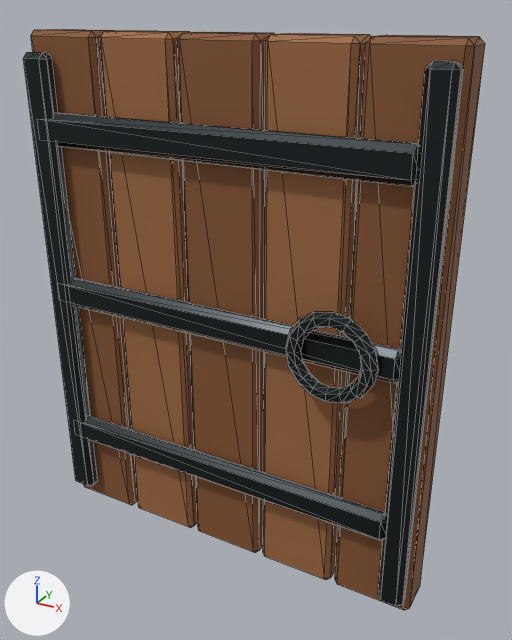
What one commit did to the glTF model src/game/models/castle/leisure/terrace-door.glb.
Both versions are drawn from a 50 mm camera at (0.783, -1.617, 1.294) aimed at (0.049, -0.282, 0.627). The lights are fixed; the arrows at lower left show +X, +Y and +Z. The first picture is the older version. Mesh edges are drawn as thin lines. Where no turn or scale is listed for an object, it has been applied to the vertices. Vertices at exactly the same position are counted once.

In view in the first picture: 'Terrace door hinge spine', 'Terrace door iron strap', 'Terrace door iron strap.001', 'Terrace door iron strap.002', 'Terrace door outer stile', 'Terrace door outside ring handle', 'Terrace door plank 1', 'Terrace door plank 2', 'Terrace door plank 3', 'Terrace door plank 4', 'Terrace door plank 5'.
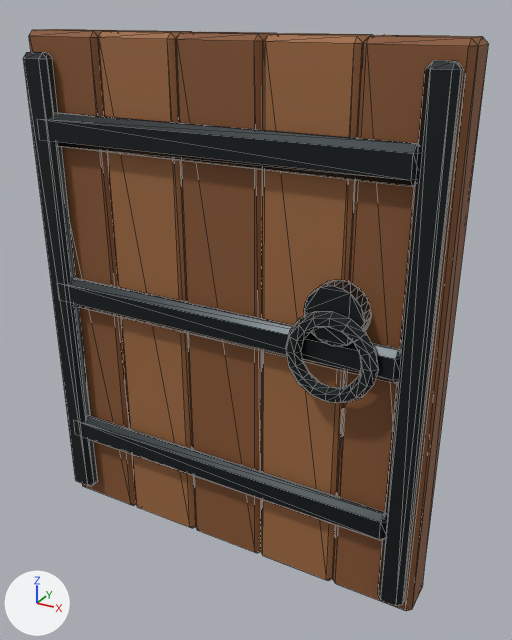
Where the change shows, as pixel boxes [x1, y1, x2, y2] in the pictures (512 x 640 px):
'Terrace door plank 4', rescaled: before [263, 33, 371, 580]; after [261, 33, 373, 580]
'Terrace door plank 5', rescaled: before [335, 35, 485, 610]; after [333, 35, 489, 611]
'Terrace door outside handle mount', added: after [304, 280, 371, 347]

The edits, one by one:
me_cube_003 is used by ob_terrace_door_plank_4; location (0.2, -0.31, 0.625).
me_cube_003 had 24 vertices, 44 faces and spanned x -0.095..0.095, y -0.05..0.05, z -0.625..0.625.
me_cube_003 now has 24 vertices, 44 faces and spans x -0.101..0.101, y -0.05..0.05, z -0.625..0.625.
me_cube_003 part 1: the whole mesh is scaled about its middle by (1.06, 1, 1).
me_cube_004 is used by ob_terrace_door_plank_5; location (0.4, -0.31, 0.625).
me_cube_004 had 24 vertices, 44 faces and spanned x -0.095..0.095, y -0.05..0.05, z -0.625..0.625.
me_cube_004 now has 24 vertices, 44 faces and spans x -0.101..0.101, y -0.05..0.05, z -0.625..0.625.
me_cube_004 part 2: the whole mesh is scaled about its middle by (1.06, 1, 1).
Mesh me_terrace_door_outside_handle_mount_mesh is new.
It is a 24-sided cylinder along y spanning x -0.065..0.065, y -0.02..0.02, z -0.065..0.065.
It uses material mat_terrace_blackened_iron (dark grey #2c3134).
Object 'Terrace door outside handle mount' (ob_terrace_door_outside_handle_mount) is new; it shows me_terrace_door_outside_handle_mount_mesh.
Its location is (0.29, -0.38, 0.73).
